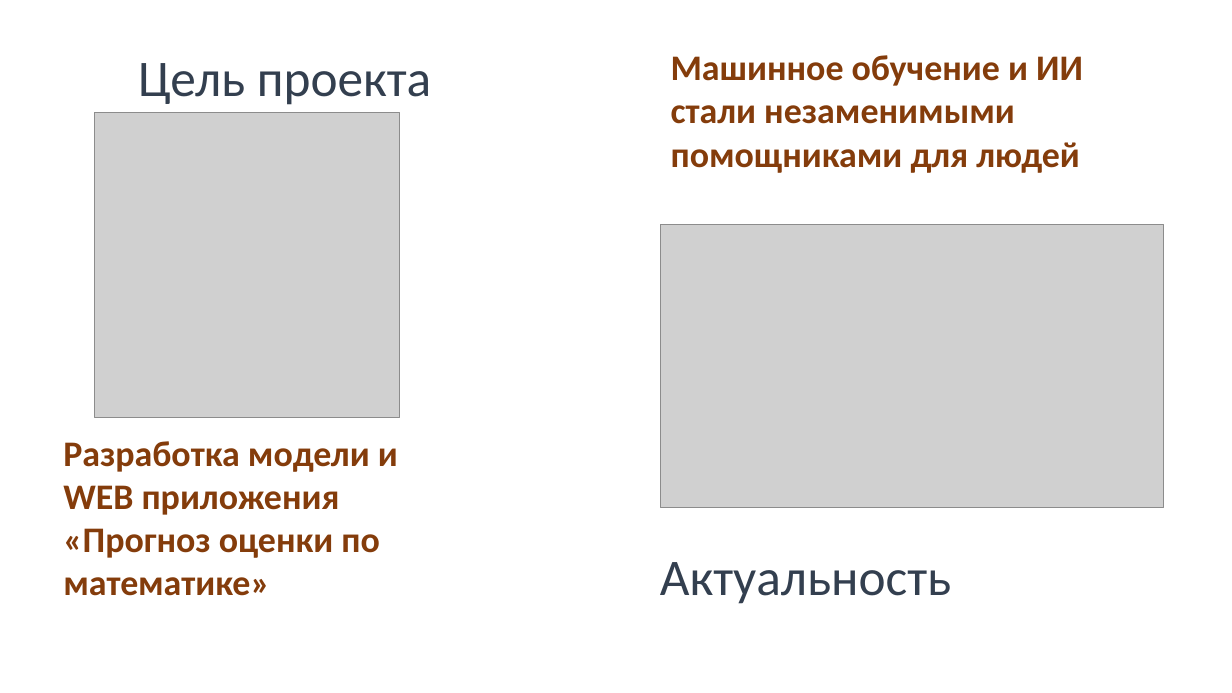
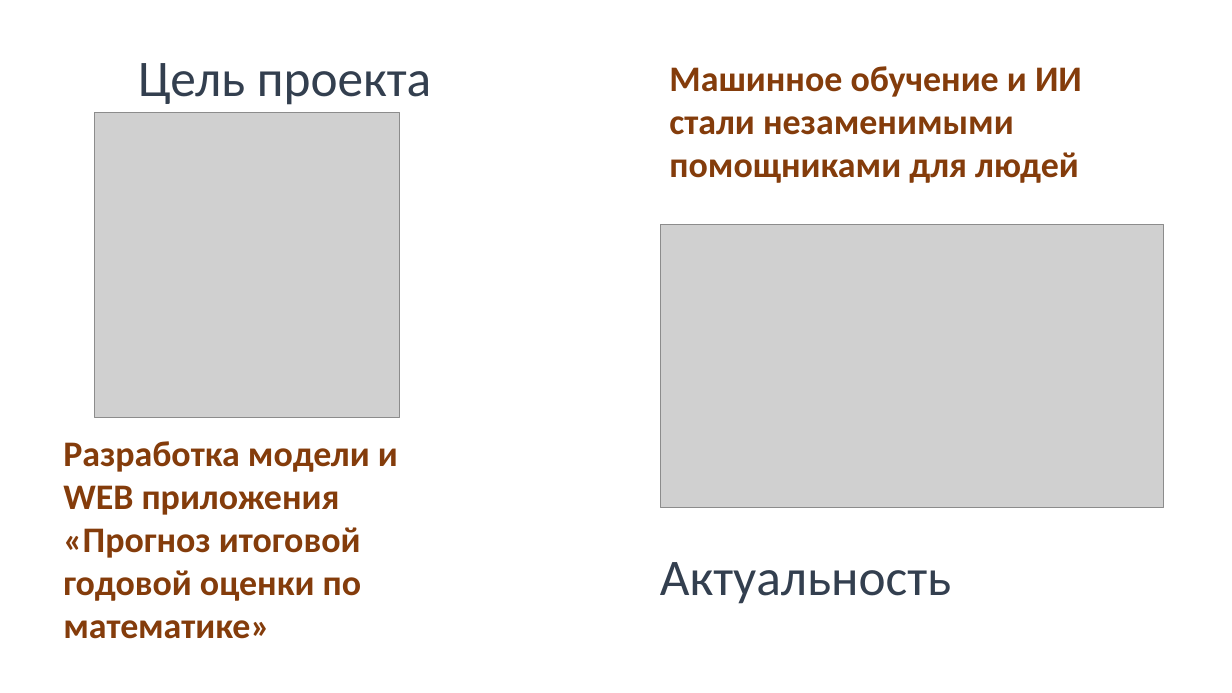
Before and after one commit to alivia-school/project-6c-ML, a slide deck: slide 2 of docs/Презентация.Машинное обучение.pptx. Drawn at 1232x693 pixels with LibreOffice and Linux fonts; fonts in the diff are those of the drawing; grey boxes stand for pictures; background and template pictures are left out. Boxes give left, top, right and bottom in pixels: in the first picture for what was removed or moved away, otherwise in the second. Text is boxed around its words. In the diff, an @@ line names an element or a change of style, - is before the commit and + after.

```diff
--- a/docs/Презентация.Машинное обучение.pptx
+++ b/docs/Презентация.Машинное обучение.pptx
@@ text "Машинное обучение и ИИ стали ...": place and size @@
-text "Машинное обучение и ИИ стали ..." at <box>671,55,1083,173</box>
+text "Машинное обучение и ИИ стали ..." at <box>669,66,1082,183</box>
@@ text at <box>63,441,398,639</box>: text changed @@
-Разработка модели и WEB приложения «Прогноз оценки по математике»
+Разработка модели и WEB приложения «Прогноз итоговой годовой оценки по математике»
```
Also in this commit, not shown: 3 other slides changed, 4 other files.
